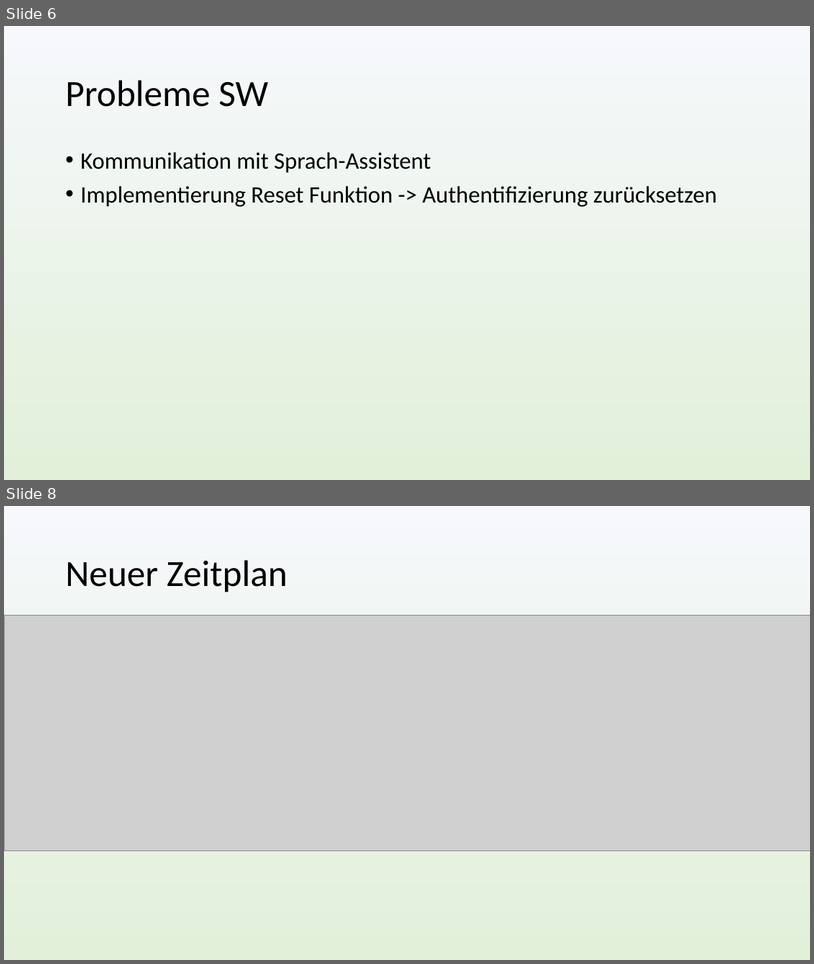
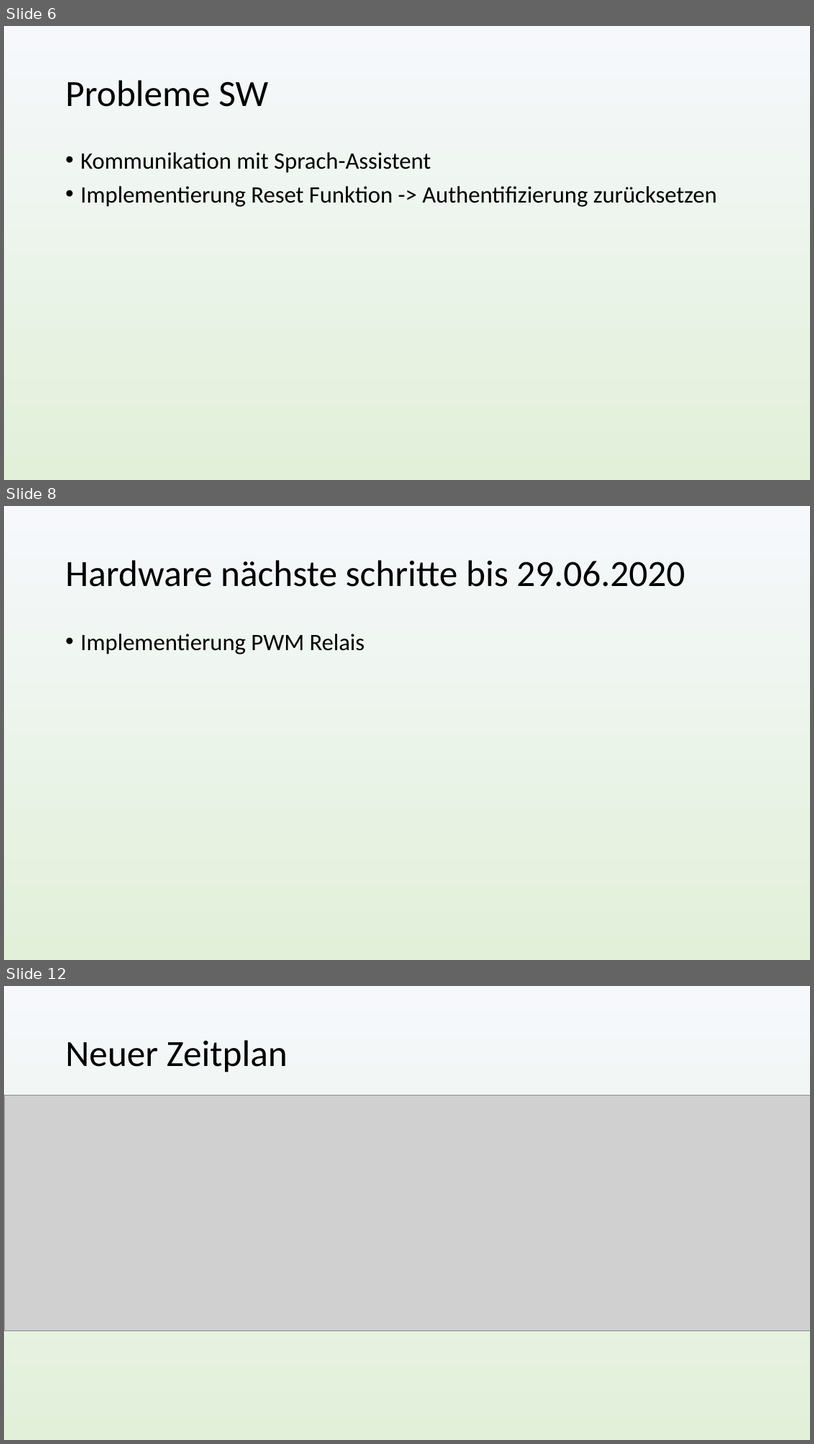
Before and after one commit to nussinussi/Projekt6Thesis, a slide deck: Präsentation/Zwischenpräsi.pptx. Shown one above the other, each under a label of ours: slides 6 and 8 before the commit, slides 6, 8 and 12 after it; the slides between them are not shown. The pictures are 814x964 and 814x1444 pixels, drawn with LibreOffice and Linux fonts; fonts in the diff are those of the drawing; grey boxes stand for pictures. Boxes give left, top, right and bottom in pixels: in the first picture for what was removed or moved away, otherwise in the second. Text is boxed around its words. In the diff, an @@ line names an element or a change of style, - is before the commit and + after.

```diff
--- a/Präsentation/Zwischenpräsi.pptx
+++ b/Präsentation/Zwischenpräsi.pptx
@@ slide 8 added at bbox=[4, 506, 810, 960], background gradient #F6F8FC to #E2F0D9 @@
@@ title added at bbox=[65, 560, 685, 587], 44 pt, text #000000 @@
+Hardware nächste schritte bis 29.06.2020
@@ text added at bbox=[80, 633, 365, 654], 28 pt, text #000000 @@
+• Implementierung PWM Relais
@@ what was slide 8 is now slide 12 @@
```
Also in this commit, not shown: 1 slide changed, 3 other slides added, 1 other file.
